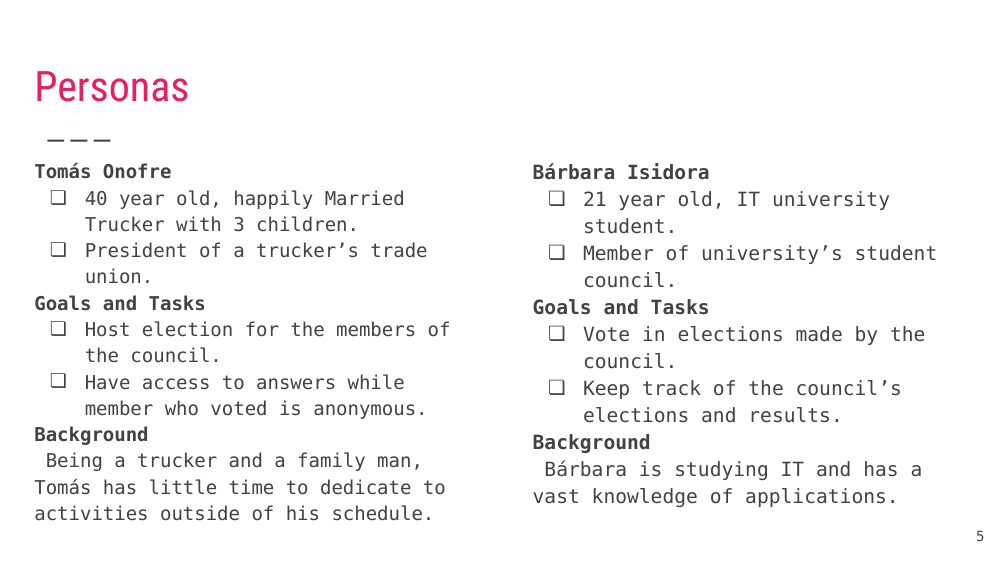
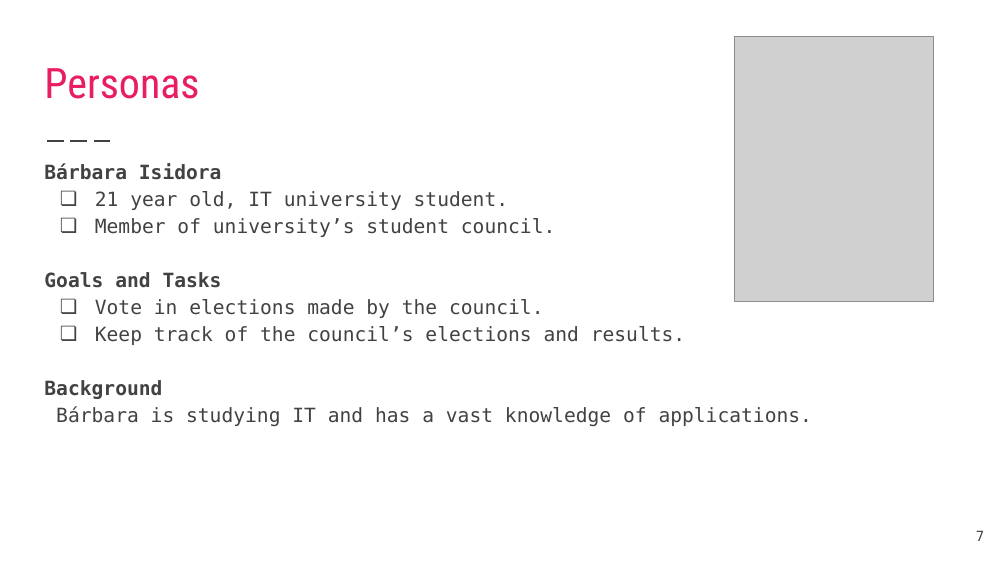
Before and after one commit to DavidAraujo98/ElectRight, a slide deck: slide 7 of documentation/IHC_Final_Presentation.pptx (slide 5 before the commit). Drawn at 1008x567 pixels with LibreOffice and Linux fonts; fonts in the diff are those of the drawing; grey boxes stand for pictures. Boxes give left, top, right and bottom in pixels: in the first picture for what was removed or moved away, otherwise in the second. Text is boxed around its words. In the diff, an @@ line names an element or a change of style, - is before the commit and + after.

```diff
--- a/documentation/IHC_Final_Presentation.pptx
+++ b/documentation/IHC_Final_Presentation.pptx
@@ title "Personas" moved from (x1=34, y1=71, x2=189, y2=102) to (x1=44, y1=68, x2=199, y2=99) @@
@@ picture added at (x1=735, y1=36, x2=933, y2=301) @@
@@ text "Bárbara Isidora" rewrapped from (x1=533, y1=163, x2=938, y2=507) to (x1=44, y1=163, x2=813, y2=426) @@
@@ text removed at (x1=34, y1=163, x2=451, y2=521) @@
-Tomás Onofre
-❏ 40 year old, happily Married Trucker with 3 children.
-❏ President of a trucker’s trade union.
-Goals and Tasks
-❏ Host election for the members of the council.
-❏ Have access to answers while member who voted is anonymous.
-Background
-Being a trucker and a family man, Tomás has little time to dedicate to activities outside of his schedule.
@@ page number at (x1=976, y1=531, x2=984, y2=541): text changed @@
-5
+7
```
Also in this commit, not shown: 22 other slides changed, 10 slides added, 2 slides removed, 20 other files.
